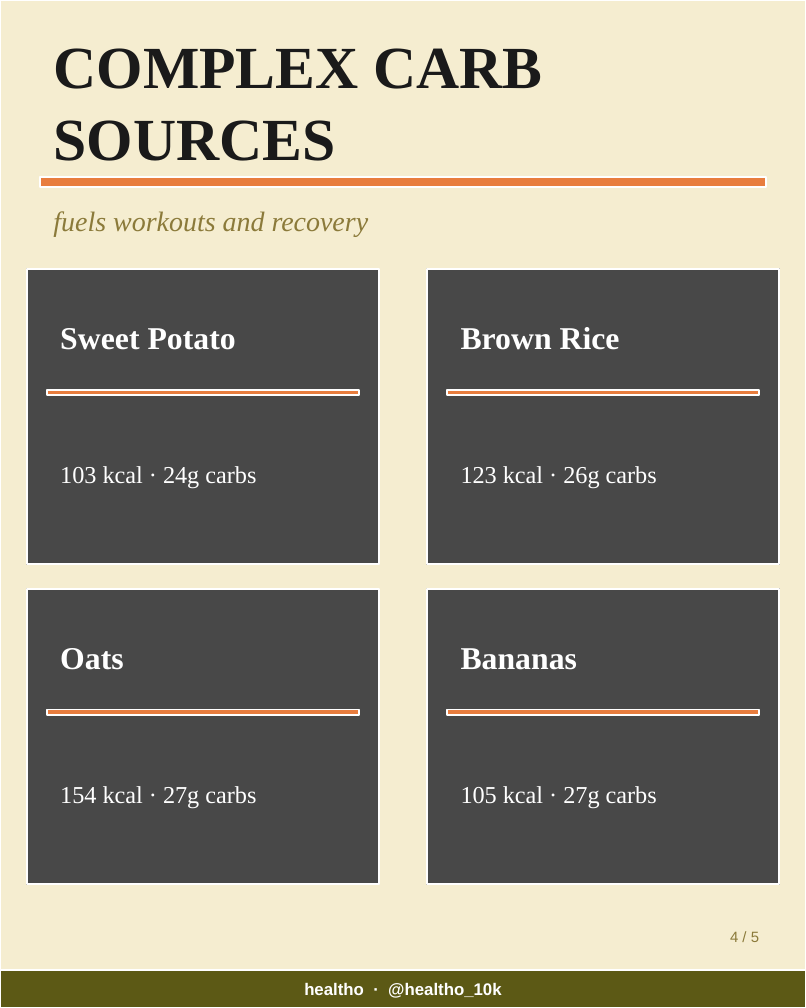
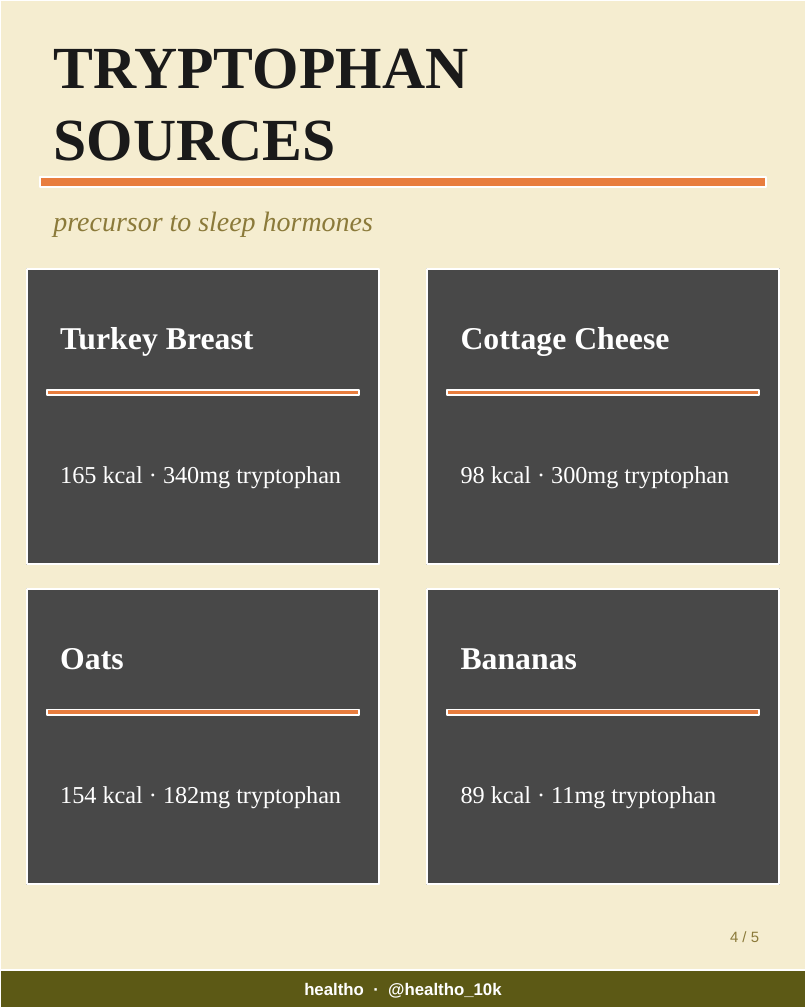
Before and after one commit to healtho-app/healtho, a slide deck: slide 4 of automation/output/latest-carousel.pptx. Drawn at 806x1008 pixels with LibreOffice and Linux fonts; fonts in the diff are those of the drawing; grey boxes stand for pictures. Boxes give left, top, right and bottom in pixels: in the first picture for what was removed or moved away, otherwise in the second. Text is boxed around its words. In the diff, an @@ line names an element or a change of style, - is before the commit and + after.

```diff
--- a/automation/output/latest-carousel.pptx
+++ b/automation/output/latest-carousel.pptx
@@ text at [53, 48, 468, 161]: text changed @@
-COMPLEX CARB SOURCES
+TRYPTOPHAN SOURCES
@@ text at [53, 211, 373, 237]: text changed @@
-fuels workouts and recovery
+precursor to sleep hormones
@@ text at [60, 327, 254, 355]: text changed @@
-Sweet Potato
+Turkey Breast
@@ text at [461, 327, 669, 355]: text changed @@
-Brown Rice
+Cottage Cheese
@@ text at [60, 466, 341, 489]: text changed @@
-103 kcal · 24g carbs
+165 kcal · 340mg tryptophan
@@ text at [461, 466, 729, 489]: text changed @@
-123 kcal · 26g carbs
+98 kcal · 300mg tryptophan
@@ text at [60, 786, 341, 809]: text changed @@
-154 kcal · 27g carbs
+154 kcal · 182mg tryptophan
@@ text at [461, 786, 716, 809]: text changed @@
-105 kcal · 27g carbs
+89 kcal · 11mg tryptophan
```
Also in this commit, not shown: 4 other slides changed, 5 other files.
